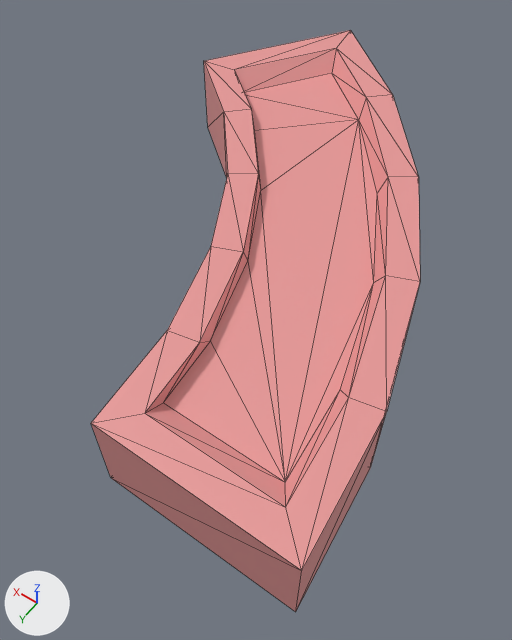
A saved change to the glTF model Systems Offline/systems-offline/src/3d/Assets/General reuseable assets/Keypad/Key no 4.glb.
Camera for both pictures: a 50 mm lens placed at (-0.44, 0.083, 0.345), pointed at (-0.293, -0.124, 0.019). The axes (+X, +Y, +Z) are drawn at lower left. The lights are the same throughout. The picture after the commit comes second. Mesh edges are drawn as thin lines. Where no turn or scale is listed for an object, it has been applied to the vertices. Vertices at exactly the same position are counted once.

The scene before the commit, as lines of its bpy script (objects in view):
```python
mat_material = principled_material('Material')
mat_material.base_color = (0.8, 0.314, 0.309)  # pink #e79897
me_circle_007 = bpy.data.meshes.new('Circle.007')
me_circle_007.from_pydata(...)  # 48 vertices, 92 faces; spans x -0.402..-0.163, y -0.334..0.0, z 0.0..0.053
me_circle_007.materials.append(mat_material)  # pink #e79897
ob_key_no_4 = bpy.data.objects.new('Key no 4', me_circle_007)
ob_key_no_4.location = (0.0, 0.0, 0.0249)
```
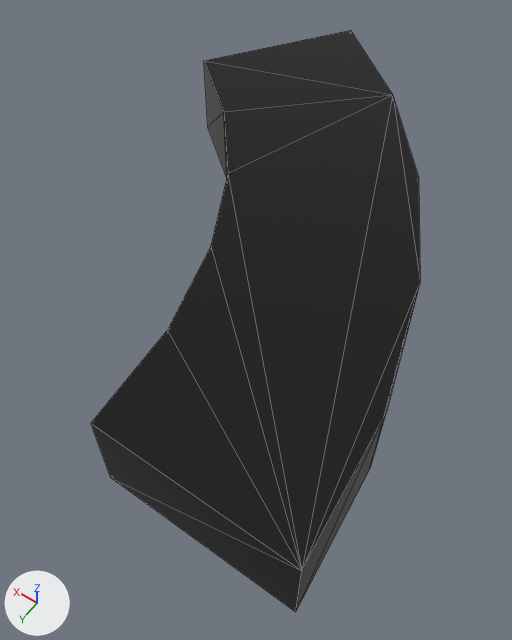
Changed parts and their boxes (x1, y1, x2, y2) in the pictures (512 x 640 px):
'Key no 4', recoloured, reshaped (pink to black)
    both: (91, 30, 420, 612)
part 1 of me_circle_007, built on
    both: (91, 30, 420, 570)

The change, as a diff of the scene's bpy script:
```diff
--- a/Systems Offline/systems-offline/src/3d/Assets/General reuseable assets/Keypad/Key no 4.glb.py
+++ b/Systems Offline/systems-offline/src/3d/Assets/General reuseable assets/Keypad/Key no 4.glb.py
@@ mat_material @@
 mat_material = principled_material('Material')
-mat_material.base_color = (0.8, 0.314, 0.309)  # pink #e79897
+mat_material.base_color = (0.0, 0.0, 0.0)  # black #000000
@@ me_circle_007 @@
 # used by ob_key_no_4; location = (0.0, 0.0, 0.0249)
-me_circle_007.from_pydata(...)  # 48 vertices, 92 faces; spans x -0.402..-0.163, y -0.334..0.0, z 0.0..0.053
+me_circle_007.from_pydata(...)  # 24 vertices, 44 faces; spans x -0.402..-0.163, y -0.334..0.0, z 0.0..0.053
+# me_circle_007 part 1
+# 24 vertices are removed from x -0.383..-0.186, y -0.309..-0.017, z 0.043..0.053
+# 58 faces are deleted
+# 10 new faces join them
 me_circle_007.materials.append(mat_material)
```
